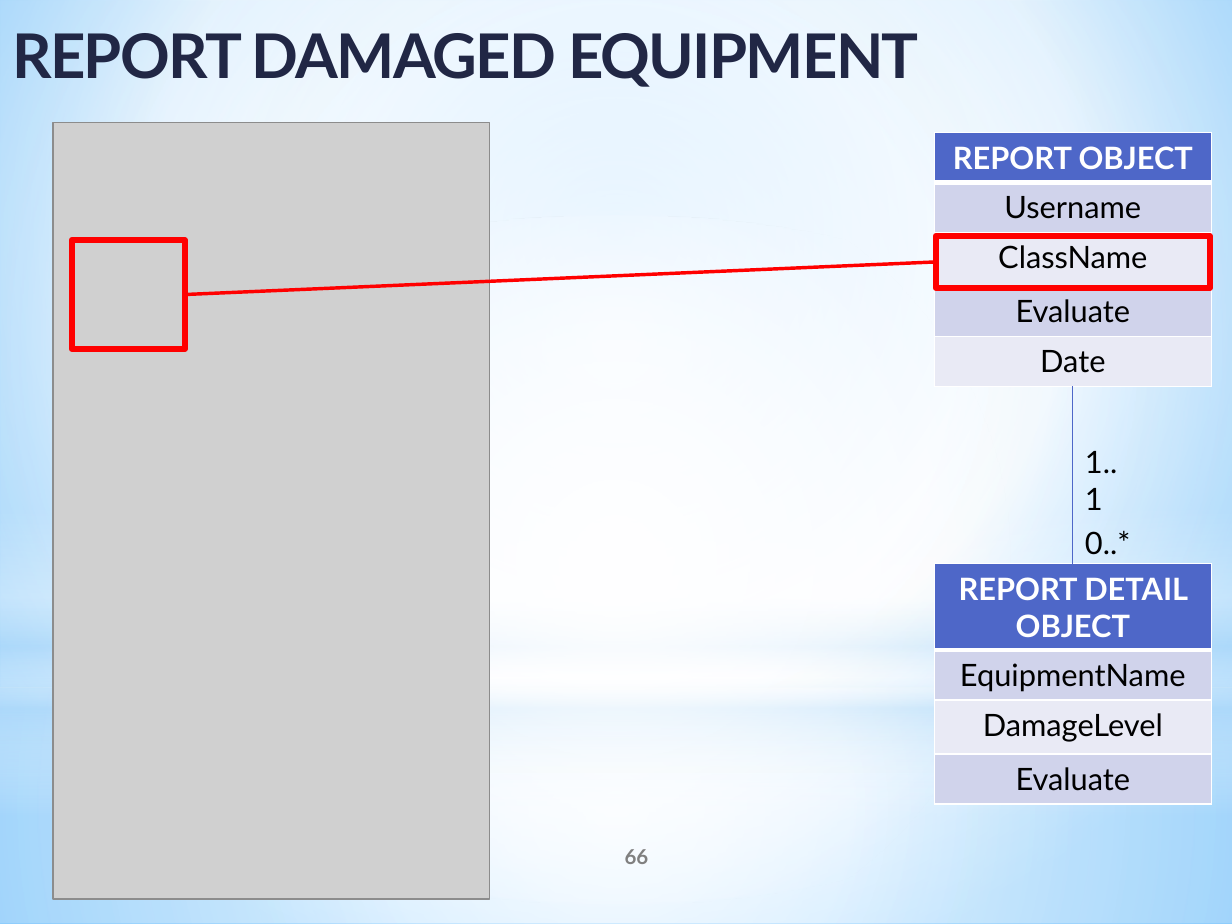
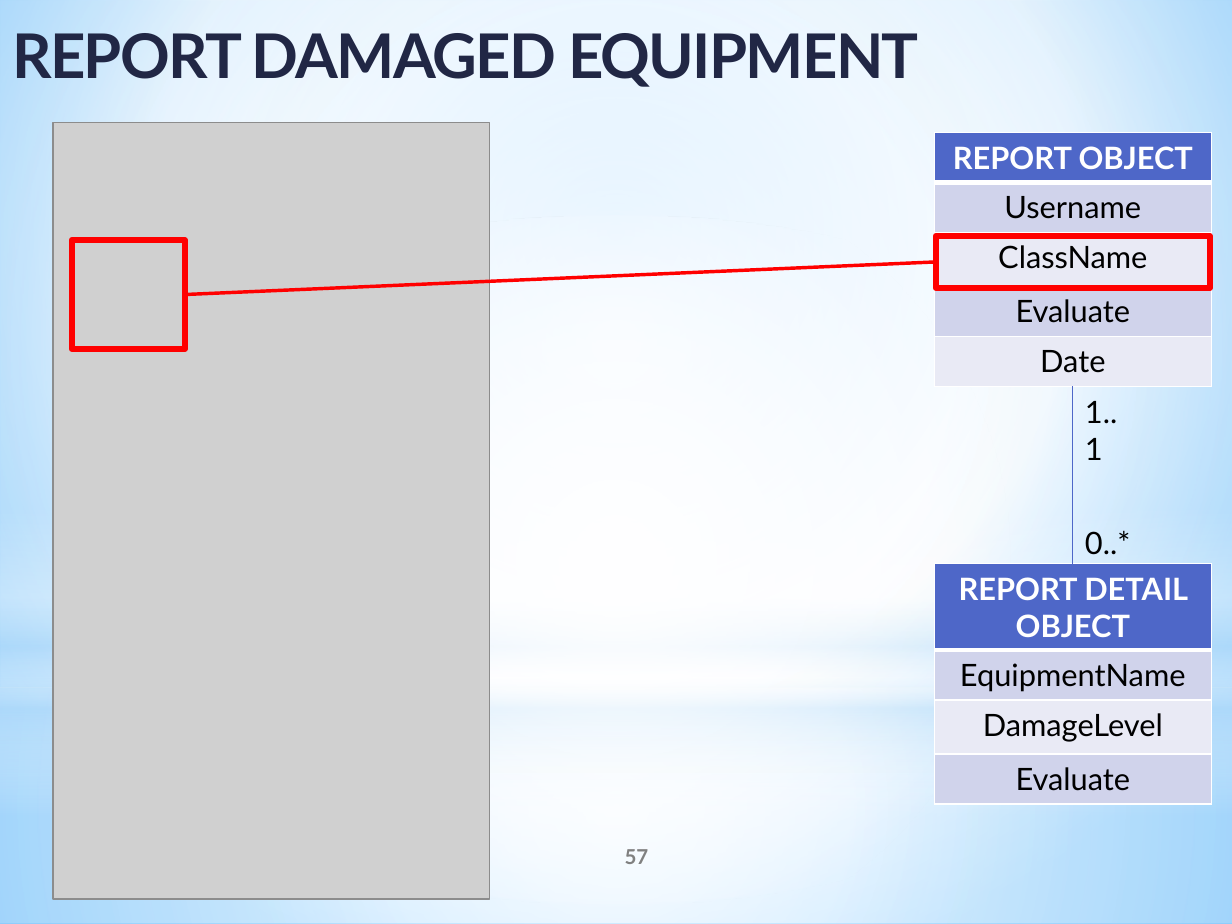
Before and after one commit to tranquang9a1/ECRM, a slide deck: slide 57 of Document/ECRM-Presentation v5.pptx (slide 66 before the commit). Drawn at 1232x924 pixels with LibreOffice and Linux fonts; fonts in the diff are those of the drawing; grey boxes stand for pictures. Boxes give left, top, right and bottom in pixels: in the first picture for what was removed or moved away, otherwise in the second. Text is boxed around its words. In the diff, an @@ line names an element or a change of style, - is before the commit and + after.

```diff
--- a/Document/ECRM-Presentation v5.pptx
+++ b/Document/ECRM-Presentation v5.pptx
@@ text "1..1": place and size @@
-text "1..1" at <box>1085,451,1117,510</box>
+text "1..1" at <box>1085,401,1117,460</box>
@@ page number at <box>625,849,649,864</box>: text changed @@
-66
+57
```
Also in this commit, not shown: 7 other slides changed, 9 slides removed.
